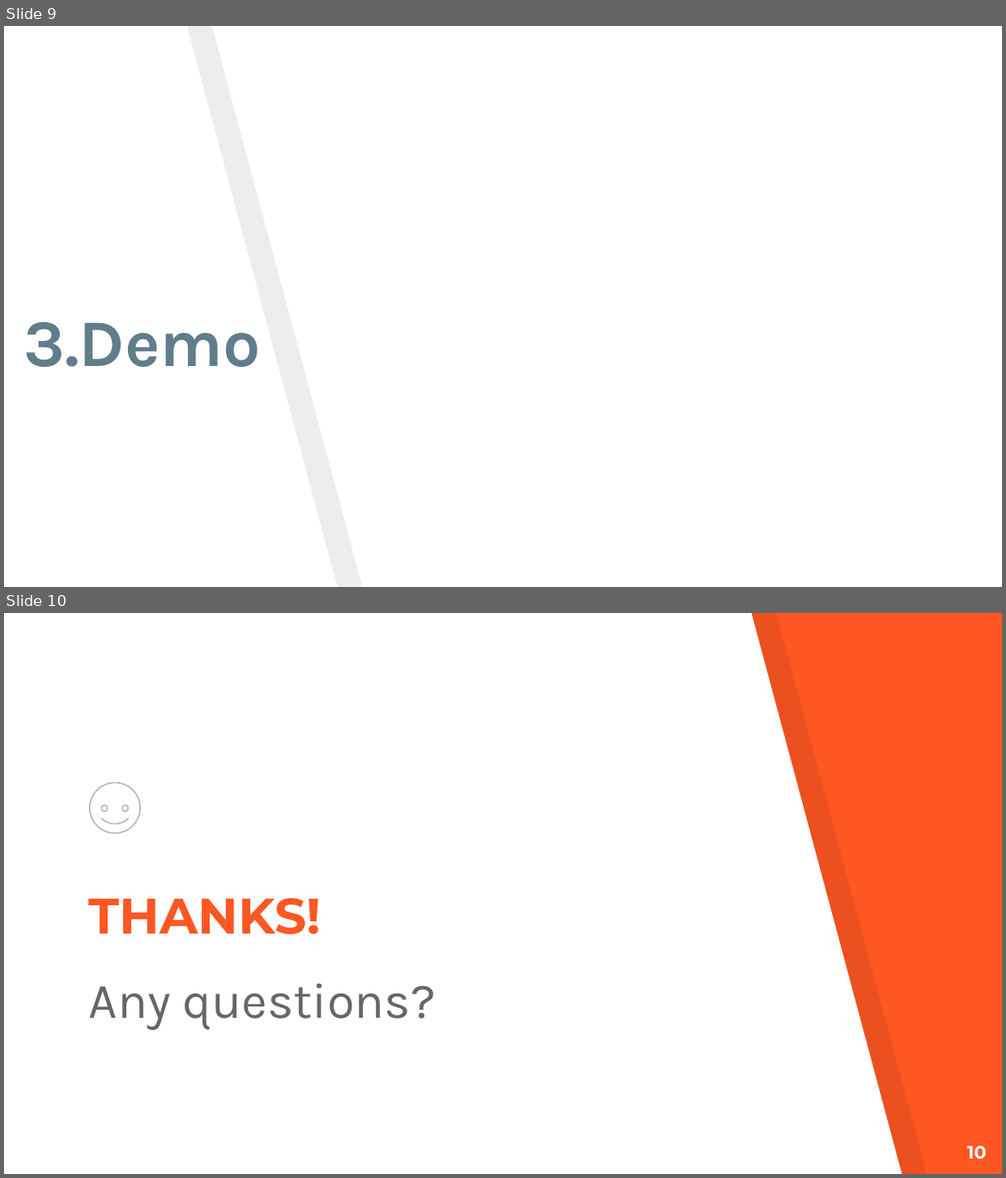
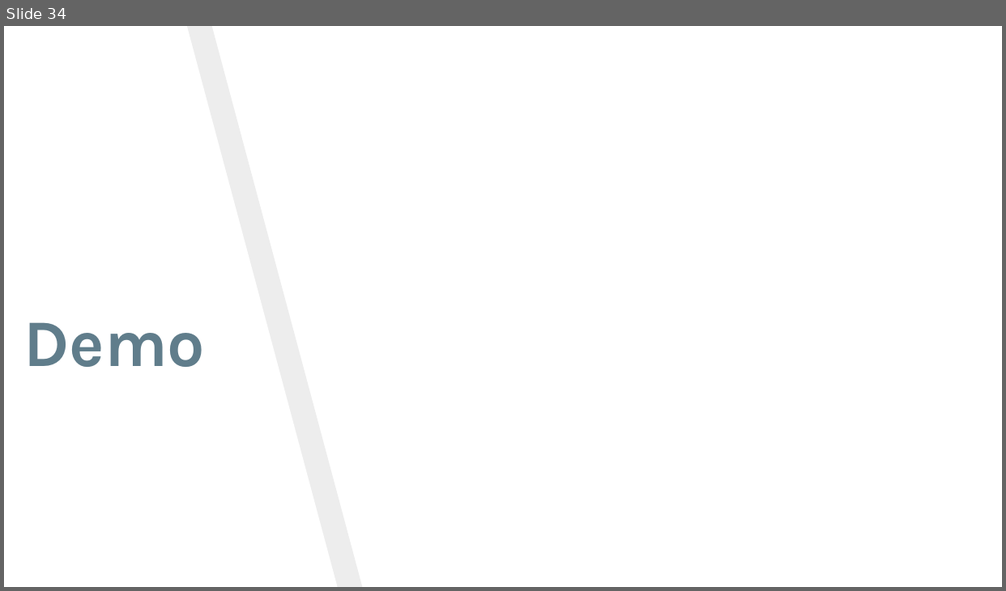
Before and after one commit to huukhang20/SWP391, a slide deck: Documents/pp_miniCap.pptx. Shown one above the other, each under a label of ours: slides 9 and 10 before the commit, slide 34 after it. The pictures are 1006x1178 and 1006x591 pixels, drawn with LibreOffice and Linux fonts; fonts in the diff are those of the drawing; background and template pictures are left out. Boxes give left, top, right and bottom in pixels: in the first picture for what was removed or moved away, otherwise in the second. Text is boxed around its words. In the diff, an @@ line names an element or a change of style, - is before the commit and + after.

```diff
--- a/Documents/pp_miniCap.pptx
+++ b/Documents/pp_miniCap.pptx
@@ slide 10 removed at [4, 613, 1002, 1174], background #FF5722 @@
@@ freeform shape removed at [4, 613, 902, 1174] @@
@@ freeform shape removed at [29, 613, 927, 1174] @@
@@ group removed at [90, 782, 141, 833]: 4 freeform shapes @@
@@ title removed at [89, 898, 321, 935] @@
-THANKS!
@@ subtitle removed at [89, 983, 435, 1030] @@
-Any questions?
@@ page number removed at [967, 1146, 987, 1160] @@
-10
@@ what was slide 9 is now slide 34 @@
@@ slide 34 changed as well @@
@@ title at [23, 322, 205, 367]: text changed @@
-3.Demo
+Demo
```
Also in this commit, not shown: 6 other slides changed, 28 slides added, 2 other slides removed, 1 other file.
